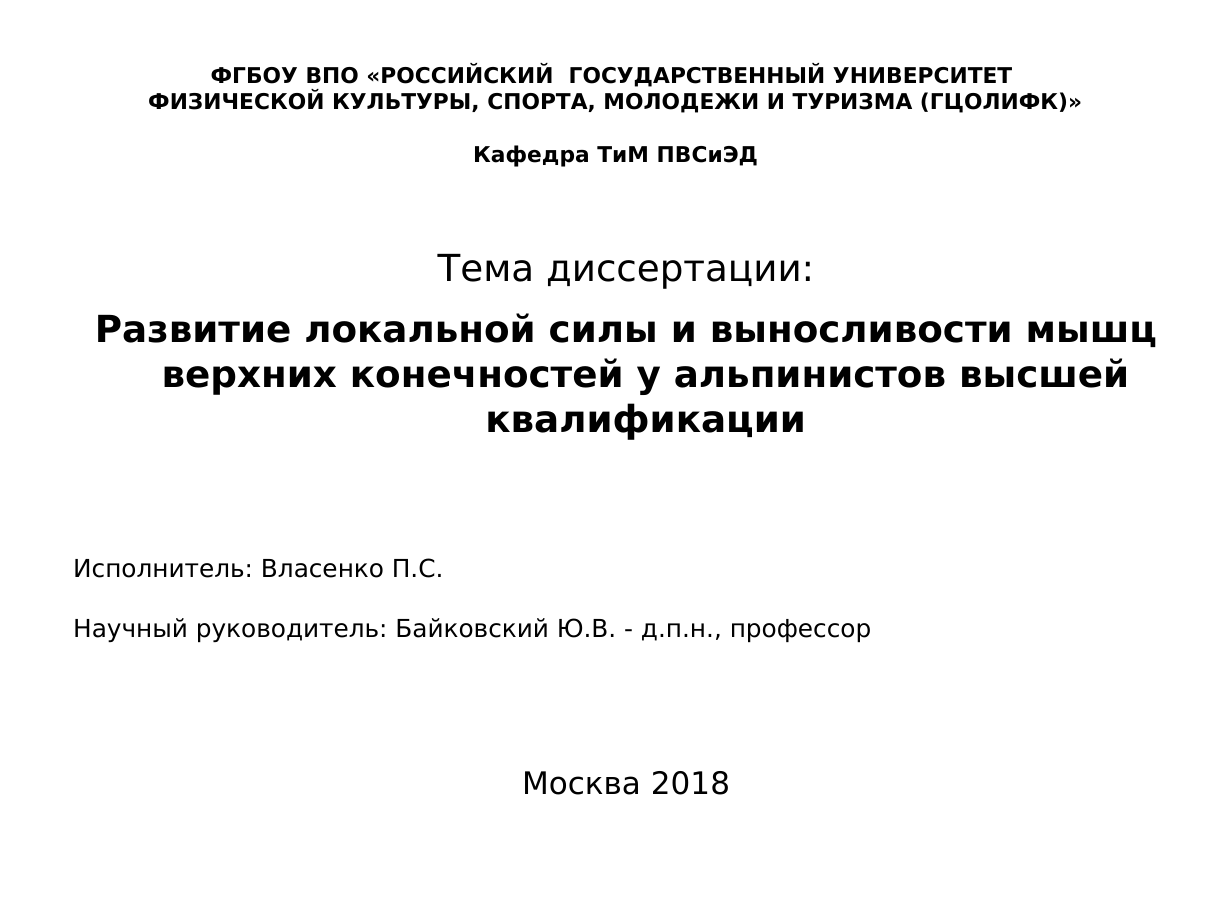
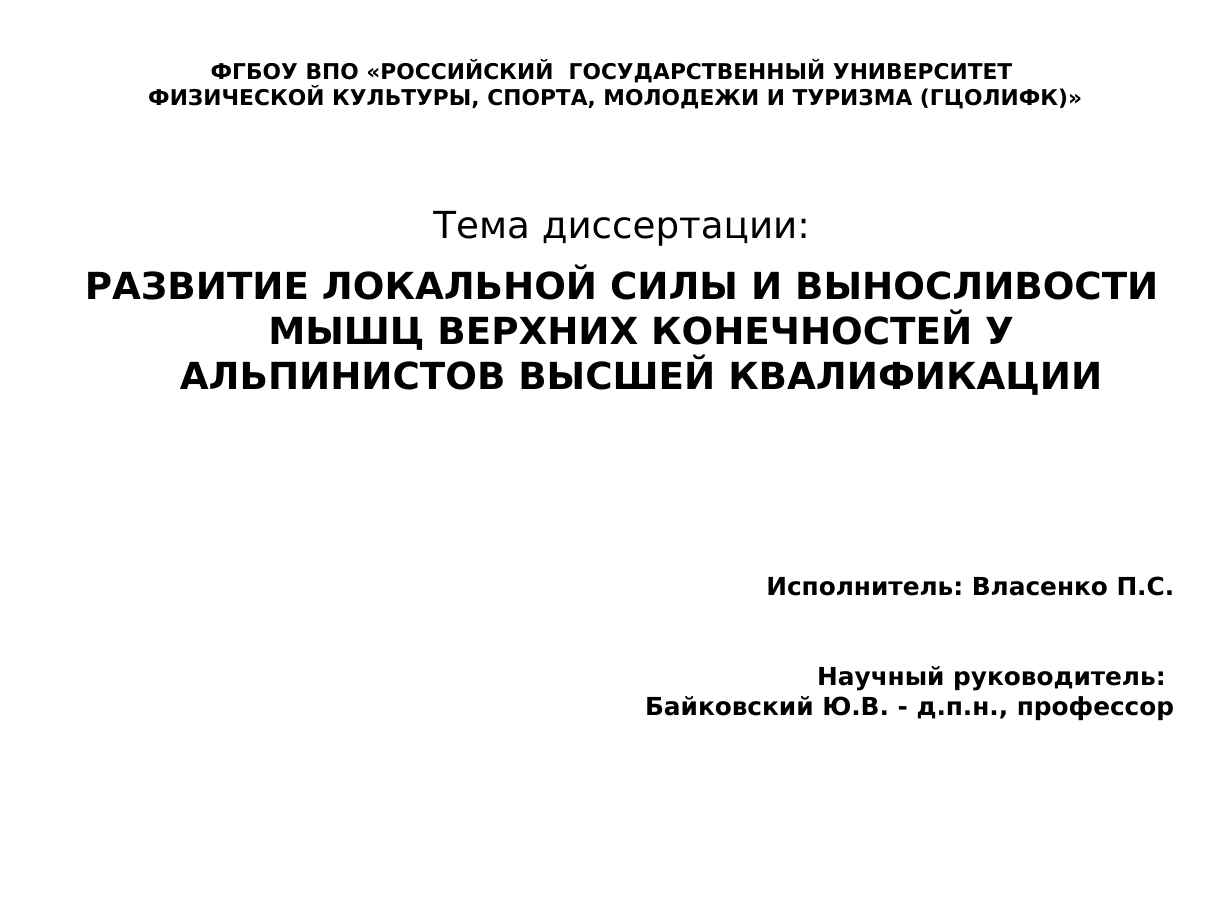
Before and after one commit to VlasenkoPavel/pv-repo, a slide deck: slide 1 of Prezent Vlasenko.ppt. Drawn at 1232x924 pixels with LibreOffice and Linux fonts; fonts in the diff are those of the drawing. Boxes give left, top, right and bottom in pixels: in the first picture for what was removed or moved away, otherwise in the second. Text is boxed around its words. In the diff, an @@ line names an element or a change of style, - is before the commit and + after.

```diff
--- a/Prezent Vlasenko.ppt
+++ b/Prezent Vlasenko.ppt
@@ text at <box>473,145,758,167</box>: paragraph removed @@
-Кафедра ТиМ ПВСиЭД
@@ text "Тема диссертации:": place and size @@
-text "Тема диссертации:" at <box>73,253,1157,795</box>
+text "Тема диссертации:" at <box>85,210,1175,721</box>
@@ text at <box>85,269,1158,395</box>: text changed @@
-Развитие локальной силы и выносливости мышц верхних конечностей у альпинистов высшей квалификации
+РАЗВИТИЕ ЛОКАЛЬНОЙ СИЛЫ И ВЫНОСЛИВОСТИ МЫШЦ ВЕРХНИХ КОНЕЧНОСТЕЙ У АЛЬПИНИСТОВ ВЫСШЕЙ КВАЛИФИКАЦИИ
@@ text at <box>766,576,1175,596</box>: bold on in "Исполнитель: Власенко П.С."; alignment left to right @@
@@ text at <box>645,666,1174,721</box>: text changed; bold on @@
-Научный руководитель: Байковский Ю.В. - д.п.н., профессор
-Москва 2018
+Научный руководитель:
+Байковский Ю.В. - д.п.н., профессор
```
Also in this commit, not shown: 18 other slides changed, 6 slides added, 5 slides removed, 10 other files.
